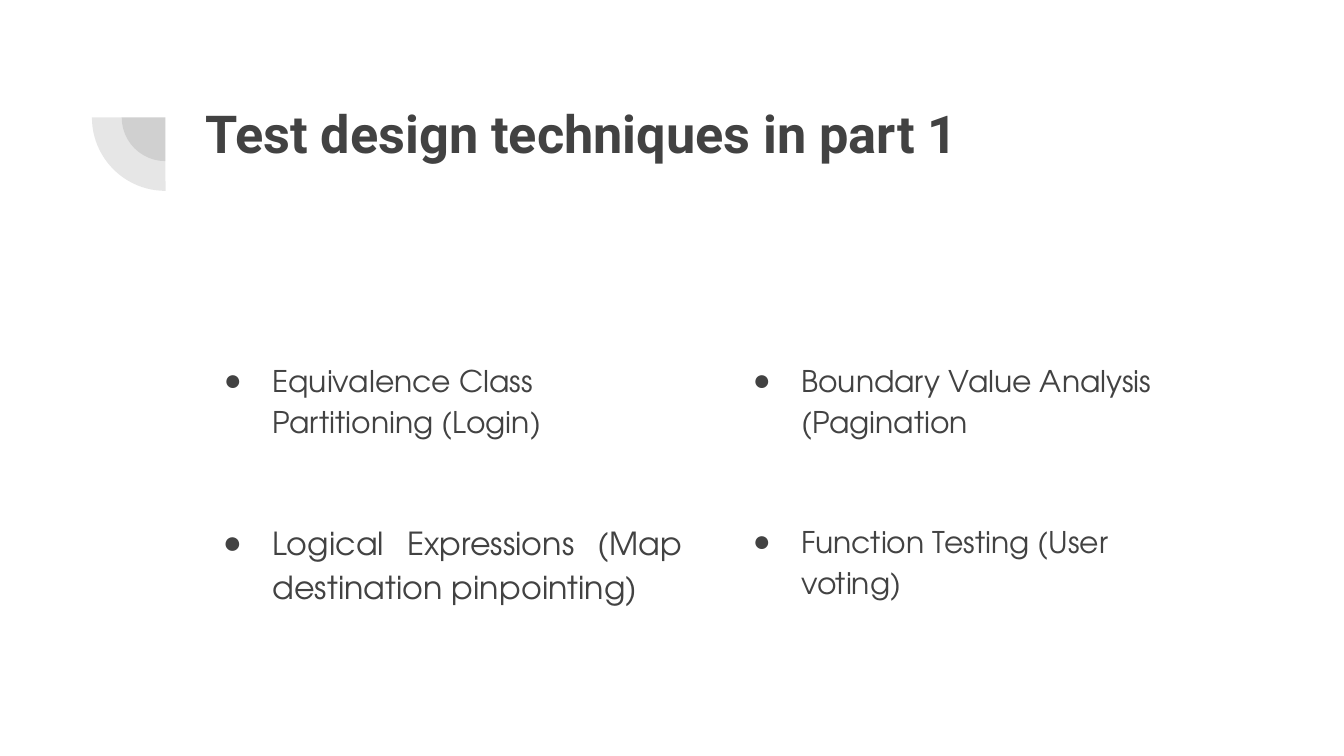
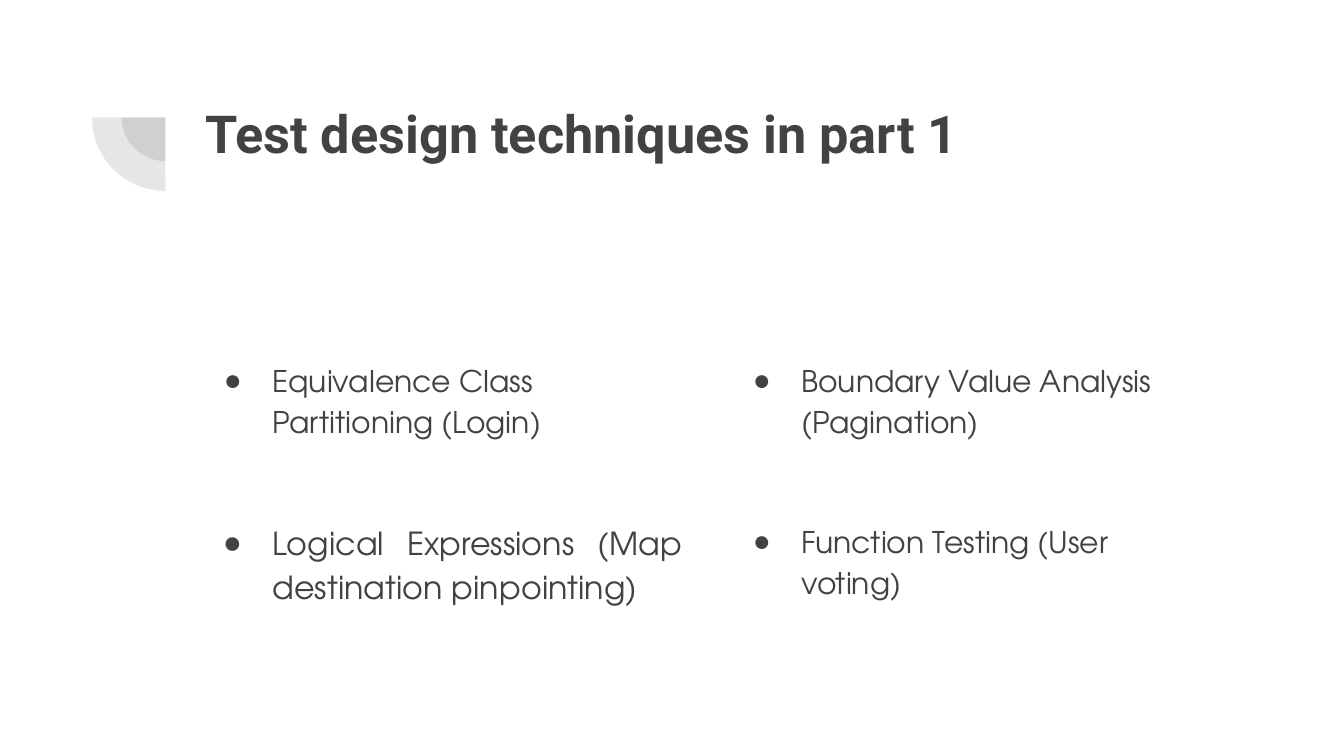
Before and after one commit to Gabarsolon/TravelTracker-TDTP, a slide deck: slide 4 of TDTP presentation.pptx. Drawn at 1344x756 pixels with LibreOffice and Linux fonts; fonts in the diff are those of the drawing. Boxes give left, top, right and bottom in pixels: in the first picture for what was removed or moved away, otherwise in the second. Text is boxed around its words. In the diff, an @@ line names an element or a change of style, - is before the commit and + after.

```diff
--- a/TDTP presentation.pptx
+++ b/TDTP presentation.pptx
@@ text at (801, 370, 1152, 440): text changed @@
-● Boundary Value Analysis (Pagination
+● Boundary Value Analysis (Pagination)
```
Also in this commit, not shown: 1 other slide changed.
